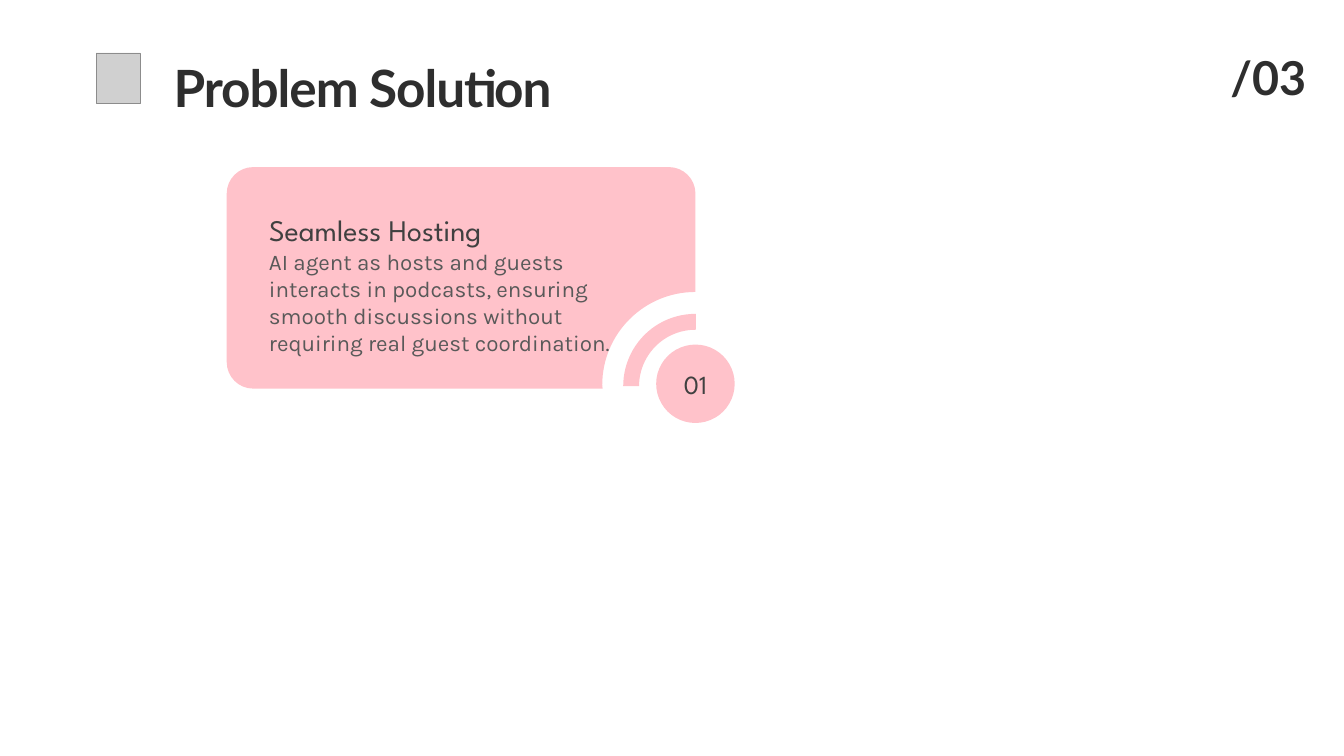
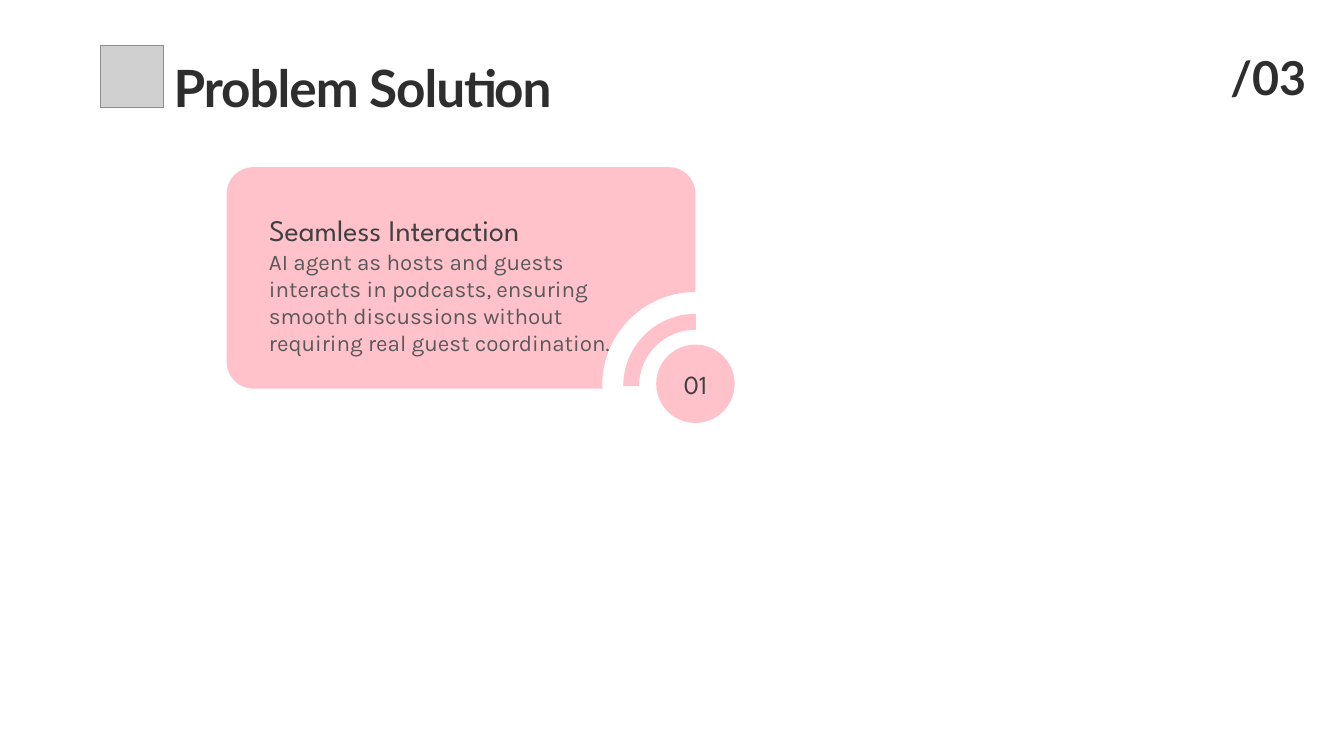
Before and after one commit to SadiaImran/PodVerse, a slide deck: slide 4 of docs/SRS/PodVerse-SRS-PPT.pptx. Drawn at 1344x756 pixels with LibreOffice and Linux fonts; fonts in the diff are those of the drawing; grey boxes stand for pictures. Boxes give left, top, right and bottom in pixels: in the first picture for what was removed or moved away, otherwise in the second. Text is boxed around its words. In the diff, an @@ line names an element or a change of style, - is before the commit and + after.

```diff
--- a/docs/SRS/PodVerse-SRS-PPT.pptx
+++ b/docs/SRS/PodVerse-SRS-PPT.pptx
@@ picture removed at <box>96,53,140,103</box> @@
@@ picture added at <box>101,46,164,108</box> @@
@@ text at <box>269,220,519,242</box>: text changed @@
-Seamless Hosting
+Seamless Interaction
```
Also in this commit, not shown: 15 other slides changed.
